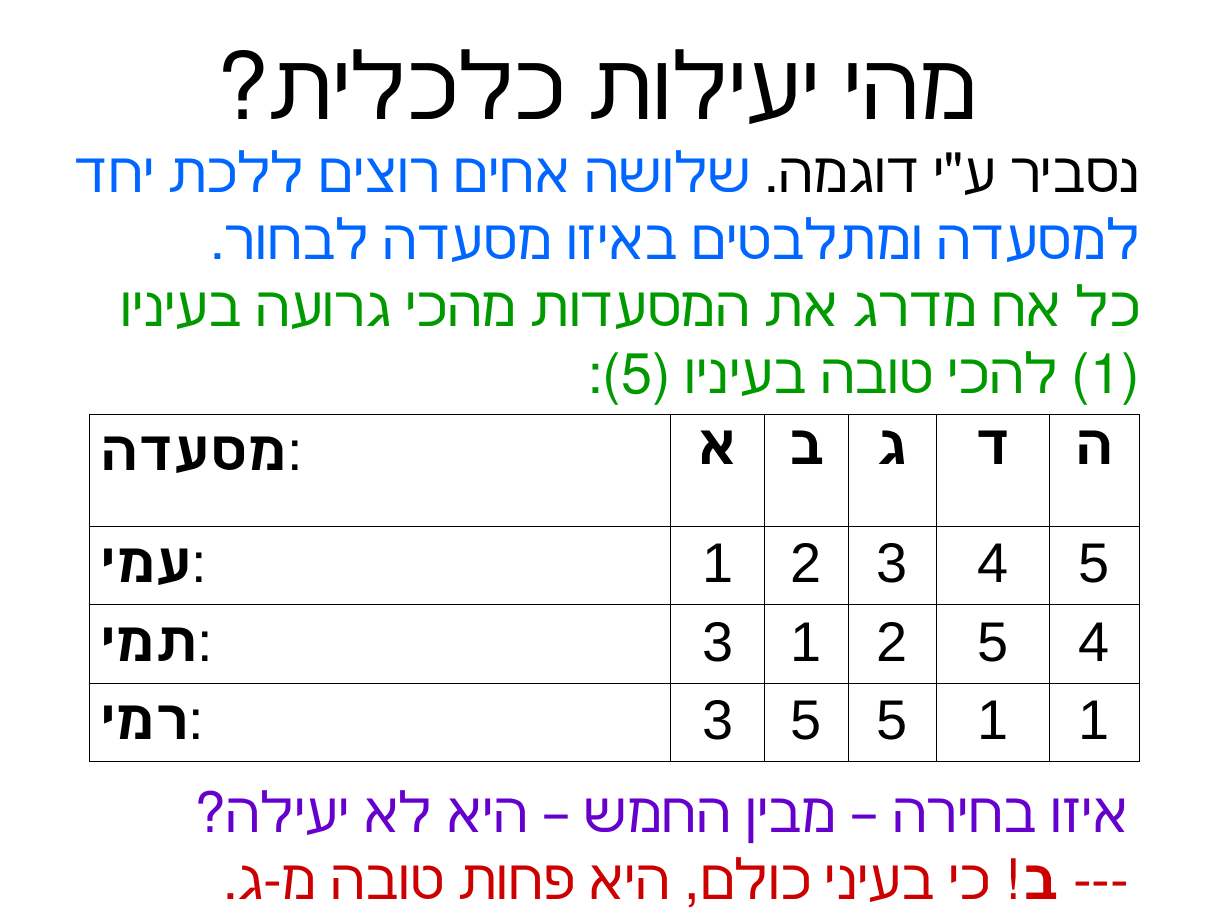
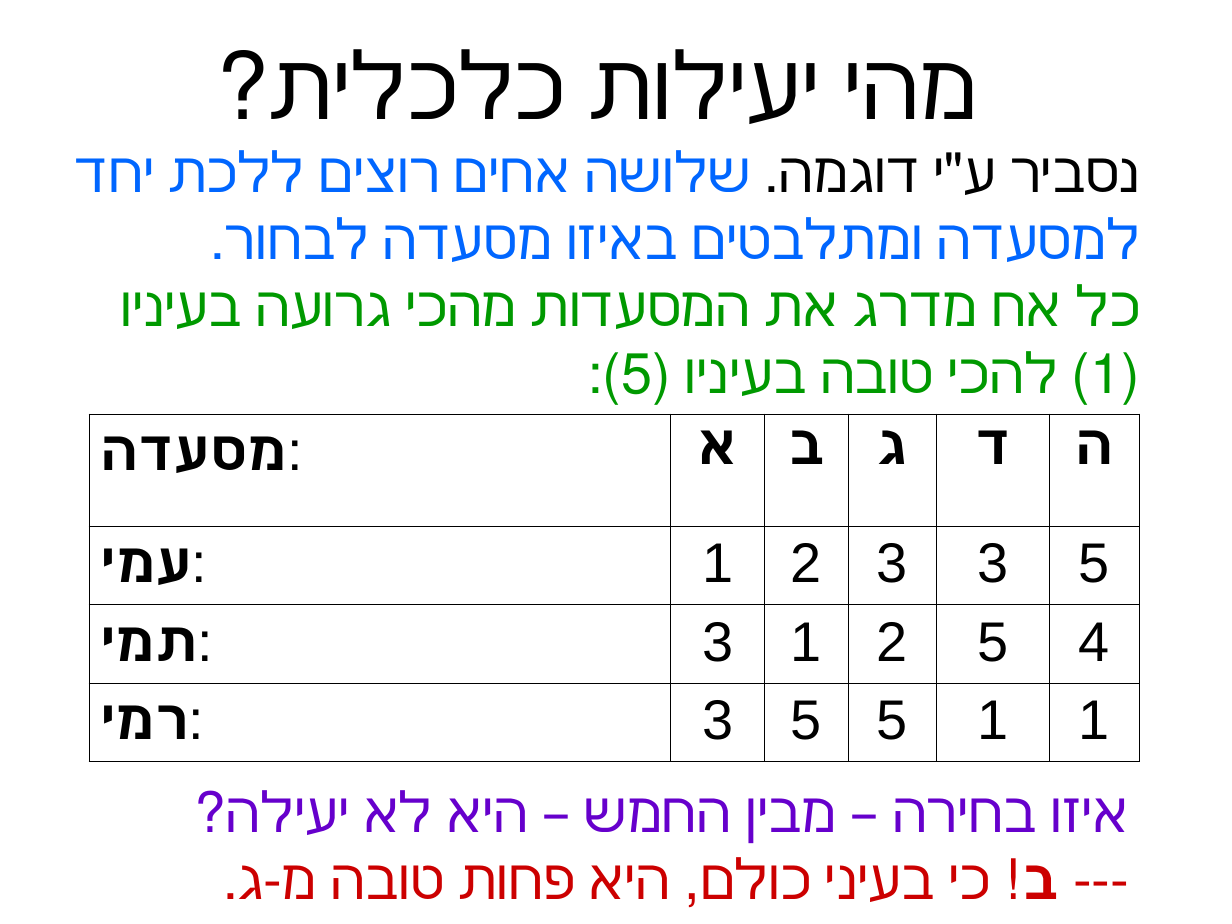
Before and after one commit to erelsgl-at-ariel/algorithms-5783, a slide deck: slide 4 of 02-pareto-efficiency/slides-leximin.odp. Drawn at 1232x924 pixels with LibreOffice and Linux fonts; fonts in the diff are those of the drawing. Boxes give left, top, right and bottom in pixels: in the first picture for what was removed or moved away, otherwise in the second. Text is boxed around its words. In the diff, an @@ line names an element or a change of style, - is before the commit and + after.

```diff
--- a/02-pareto-efficiency/slides-leximin.odp
+++ b/02-pareto-efficiency/slides-leximin.odp
@@ table at [89,414,1139,757] @@
-row 2, column 5: 4
+row 2, column 5: 3
```
Also in this commit, not shown: 4 other slides changed, 1 slide added, 12 other files.
